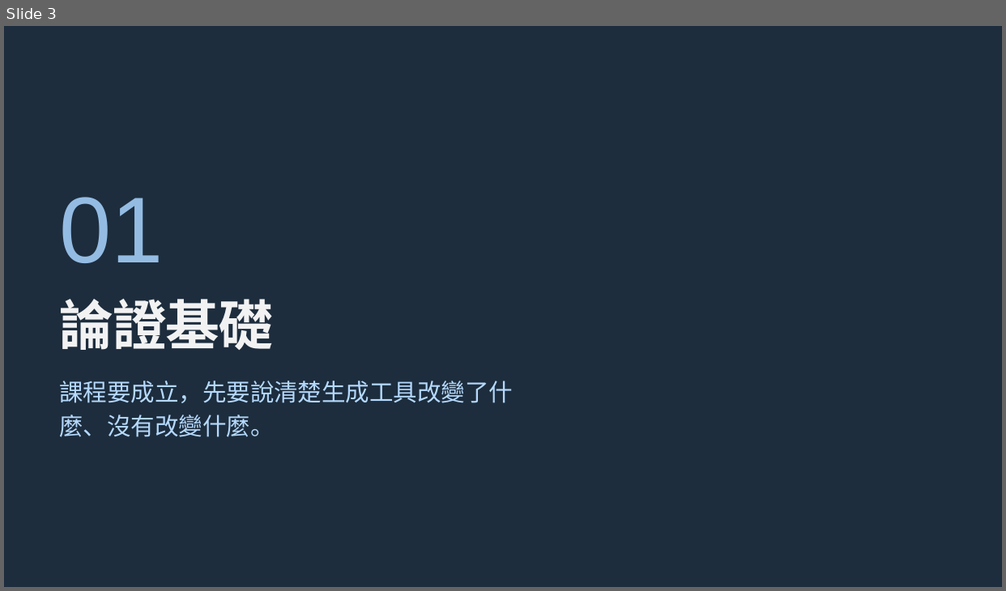
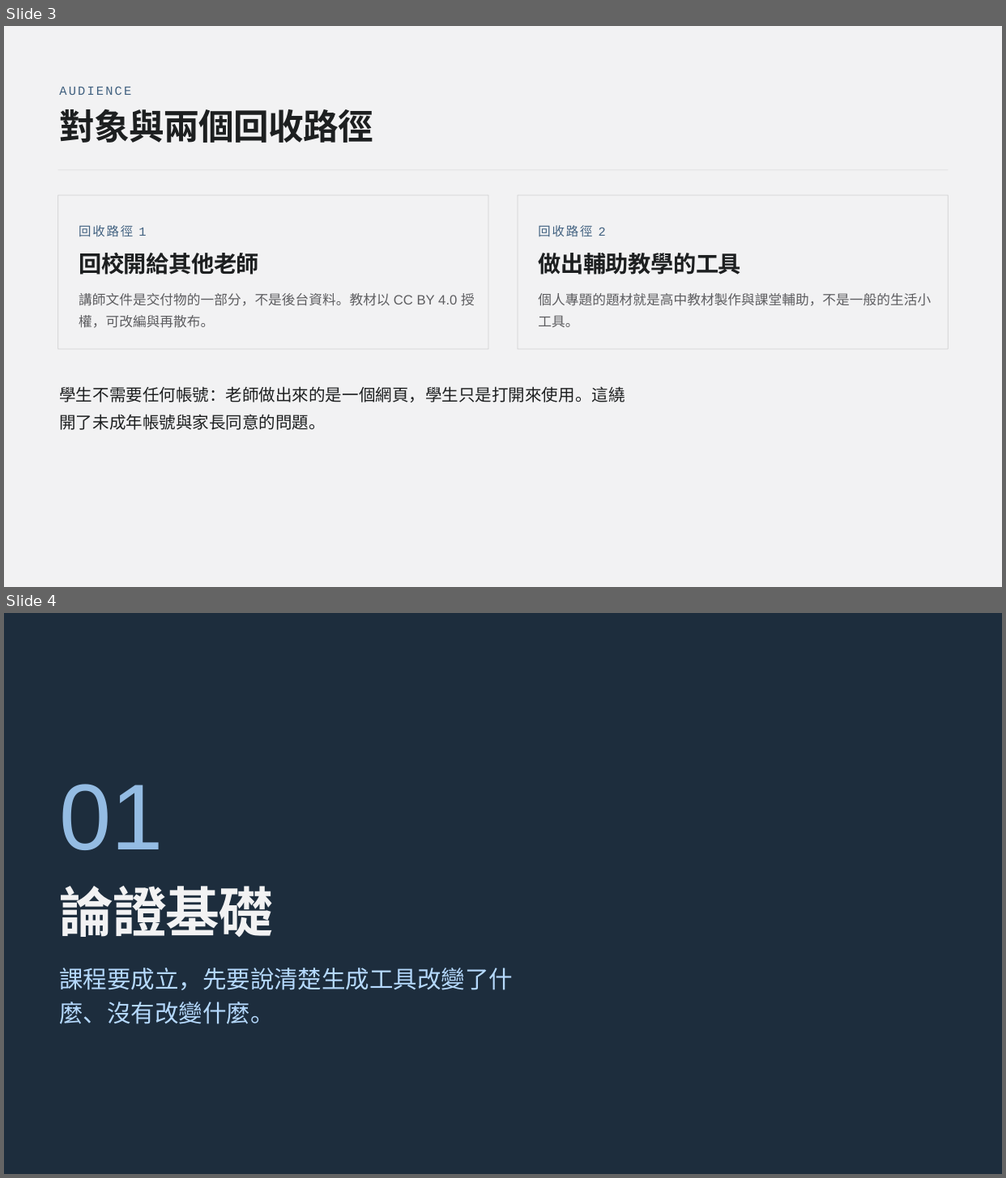
Before and after one commit to htchen/LLM2Life, a slide deck: instructor/LLM2Life_slide_deck.pptx. Shown one above the other, each under a label of ours: slide 3 before the commit, slides 3 and 4 after it. The pictures are 1006x591 and 1006x1178 pixels, drawn with LibreOffice and Linux fonts; fonts in the diff are those of the drawing. Boxes give left, top, right and bottom in pixels: in the first picture for what was removed or moved away, otherwise in the second. Text is boxed around its words. In the diff, an @@ line names an element or a change of style, - is before the commit and + after.

```diff
--- a/instructor/LLM2Life_slide_deck.pptx
+++ b/instructor/LLM2Life_slide_deck.pptx
@@ slide 3 added at [4, 26, 1002, 587], background #F2F2F3 @@
@@ text added at [59, 86, 131, 95], 18 pt, text #416180 @@
+AUDIENCE
@@ text added at [59, 109, 373, 143], 51 pt, text #1D1F20, bold @@
+對象與兩個回收路徑
@@ rectangle added at [58, 169, 948, 170], fill #1F1F1F at 16% opacity @@
@@ rectangle added at [58, 195, 488, 349], outline #1F1F1F 0.75 pt @@
@@ rectangle added at [518, 195, 948, 349], outline #1F1F1F 0.75 pt @@
@@ text added at [79, 225, 146, 237], 18 pt, text #416180 @@
+回收路徑 1
@@ text added at [538, 225, 606, 237], 18 pt, text #416180 @@
+回收路徑 2
@@ text added at [79, 253, 259, 275], 33 pt, text #1D1F20, bold @@
+回校開給其他老師
@@ text added at [538, 253, 741, 275], 33 pt, text #1D1F20, bold @@
+做出輔助教學的工具
@@ text added at [79, 293, 475, 328], 19.5 pt, text #5D5D60 @@
+講師文件是交付物的一部分，不是後台資料。教材以 CC BY 4.0 授權，可改編與再散布。
@@ text added at [538, 293, 931, 327], 19.5 pt, text #5D5D60 @@
+個人專題的題材就是高中教材製作與課堂輔助，不是一般的生活小工具。
@@ text added at [59, 386, 624, 430], 24 pt, text #1D1F20 @@
+學生不需要任何帳號：老師做出來的是一個網頁，學生只是打開來使用。這繞開了未成年帳號與家長同意的問題。
@@ what was slide 3 is now slide 4 @@
```
Also in this commit, not shown: 2 slides changed, 1 other slide added.
